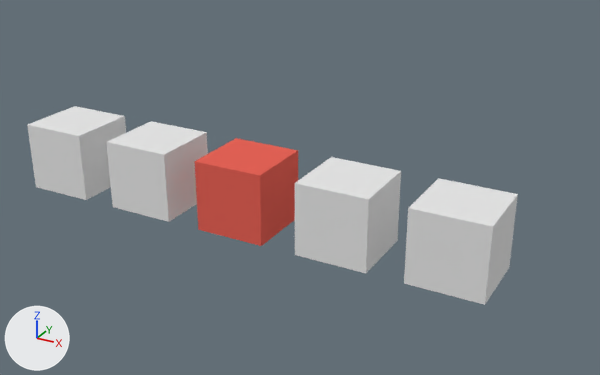
A saved change to the Blender file programmatic.blend.
Rendered twice from a 50 mm lens placed at (17.2, -17.45, 9.14), pointed at (6.46, 2.09, -0.63). The lights are fixed; the arrows at lower left show +X, +Y and +Z.

The scene before the commit, as lines of its bpy script (objects in view):
```python
me_cube_001 = bpy.data.meshes.new('Cube.001')
me_cube_001.from_pydata(...)  # a box spanning x -1.0..1.0, y -1.0..1.0, z -1.0..1.0
me_cube_001.materials.append(mat_material_006)  # white #e7e7e7
me_cube_002 = bpy.data.meshes.new('Cube.002')
me_cube_002.from_pydata(...)  # a box spanning x -1.0..1.0, y -1.0..1.0, z -1.0..1.0
me_cube_002.materials.append(mat_material_001)  # white #e7e7e7
me_cube_003 = bpy.data.meshes.new('Cube.003')
me_cube_003.from_pydata(...)  # a box spanning x -1.0..1.0, y -1.0..1.0, z -1.0..1.0
me_cube_003.materials.append(mat_material_002)  # red #e76357
me_cube_004 = bpy.data.meshes.new('Cube.004')
me_cube_004.from_pydata(...)  # a box spanning x -1.0..1.0, y -1.0..1.0, z -1.0..1.0
me_cube_004.materials.append(mat_material_005)  # white #e7e7e7
me_cube_005 = bpy.data.meshes.new('Cube.005')
me_cube_005.from_pydata(...)  # a box spanning x -1.0..1.0, y -1.0..1.0, z -1.0..1.0
me_cube_005.materials.append(mat_material_003)  # white #e7e7e7
ob_cube = bpy.data.objects.new('Cube', me_cube_001)
ob_cube.location = (0.0, 0.0, 0.0)
ob_cube_001 = bpy.data.objects.new('Cube.001', me_cube_002)
ob_cube_001.location = (3.0, 0.0, 0.0)
ob_cube_002 = bpy.data.objects.new('Cube.002', me_cube_003)
ob_cube_002.location = (6.0, 0.0, 0.0)
ob_cube_003 = bpy.data.objects.new('Cube.003', me_cube_004)
ob_cube_003.location = (9.0, 0.0, 0.0)
ob_cube_004 = bpy.data.objects.new('Cube.004', me_cube_005)
ob_cube_004.location = (12.0, 0.0, 0.0)
```
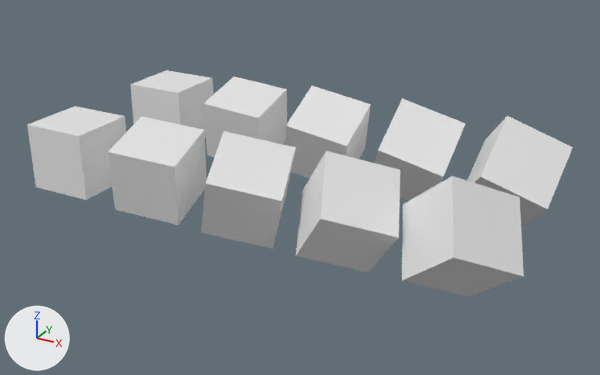
What differs and where, as boxes (x1, y1, x2, y2) in the pictures (600 x 375 px):
'Cube.004', turned: before (404, 178, 518, 305); after (402, 176, 524, 297)
'Cube.003', turned: before (295, 157, 401, 273); after (296, 151, 400, 273)
'Cube.002', recoloured, turned (red to white): before (195, 138, 298, 246); after (201, 131, 296, 249)
'Cube.001', turned: before (106, 121, 208, 222); after (108, 116, 206, 225)
'Cube.009', added: after (467, 116, 573, 227)
'Cube.008', added: after (374, 98, 466, 201)
'Cube.007', added: after (285, 86, 371, 179)
'Cube.006', added: after (203, 77, 287, 157)
'Cube.005', added: after (130, 70, 213, 137)

Edits to the bpy script that builds the scene:
```text
Change me_cube_003:
    where me_cube_003.from_pydata(...)  # 8 vertices, 6 faces; spans x -1.0..1.0, y -1.0..1.0, z -1.0..1.0
    remove me_cube_003.materials.append(mat_material_002)  # red #e76357
Add me_cube_015:
    me_cube_015.from_pydata(...)  # a box spanning x -1.0..1.0, y -1.0..1.0, z -1.0..1.0
Add me_cube_016:
    me_cube_016.from_pydata(...)  # a box spanning x -1.0..1.0, y -1.0..1.0, z -1.0..1.0
Add me_cube_017:
    me_cube_017.from_pydata(...)  # a box spanning x -1.0..1.0, y -1.0..1.0, z -1.0..1.0
Add me_cube_018:
    me_cube_018.from_pydata(...)  # a box spanning x -1.0..1.0, y -1.0..1.0, z -1.0..1.0
Add me_cube_019:
    me_cube_019.from_pydata(...)  # a box spanning x -1.0..1.0, y -1.0..1.0, z -1.0..1.0
Change ob_cube_004:
    ob_cube_004.rotation_euler: (0.0, 0.0, 0.0) -> (0.8, 0.4, 0.8)  # degrees (0, 0, 0) -> degrees (46, 23, 46)
Change ob_cube_003:
    ob_cube_003.rotation_euler: (0.0, 0.0, 0.0) -> (0.6, 0.3, 0.6)  # degrees (0, 0, 0) -> degrees (34, 17, 34)
Change ob_cube_002:
    ob_cube_002.rotation_euler: (0.0, 0.0, 0.0) -> (0.4, 0.2, 0.4)  # degrees (0, 0, 0) -> degrees (23, 11, 23)
Change ob_cube_001:
    ob_cube_001.rotation_euler: (0.0, 0.0, 0.0) -> (0.2, 0.1, 0.2)  # degrees (0, 0, 0) -> degrees (11, 5.7, 11)
Add ob_cube_005:
    ob_cube_005 = bpy.data.objects.new('Cube.005', me_cube_015)
    ob_cube_005.location = (0.0, 4.7, 0.0)
Add ob_cube_006:
    ob_cube_006 = bpy.data.objects.new('Cube.006', me_cube_016)
    ob_cube_006.location = (3.0, 4.7, 0.0)
    ob_cube_006.rotation_euler = (0.2, 0.1, 0.0667)  # degrees (11, 5.7, 3.8)
Add ob_cube_007:
    ob_cube_007 = bpy.data.objects.new('Cube.007', me_cube_017)
    ob_cube_007.location = (6.0, 4.7, 0.0)
    ob_cube_007.rotation_euler = (0.4, 0.2, 0.133)  # degrees (23, 11, 7.6)
Add ob_cube_008:
    ob_cube_008 = bpy.data.objects.new('Cube.008', me_cube_018)
    ob_cube_008.location = (9.0, 4.7, 0.0)
    ob_cube_008.rotation_euler = (0.6, 0.3, 0.2)  # degrees (34, 17, 11)
Add ob_cube_009:
    ob_cube_009 = bpy.data.objects.new('Cube.009', me_cube_019)
    ob_cube_009.location = (12.0, 4.7, 0.0)
    ob_cube_009.rotation_euler = (0.8, 0.4, 0.267)  # degrees (46, 23, 15)
```
